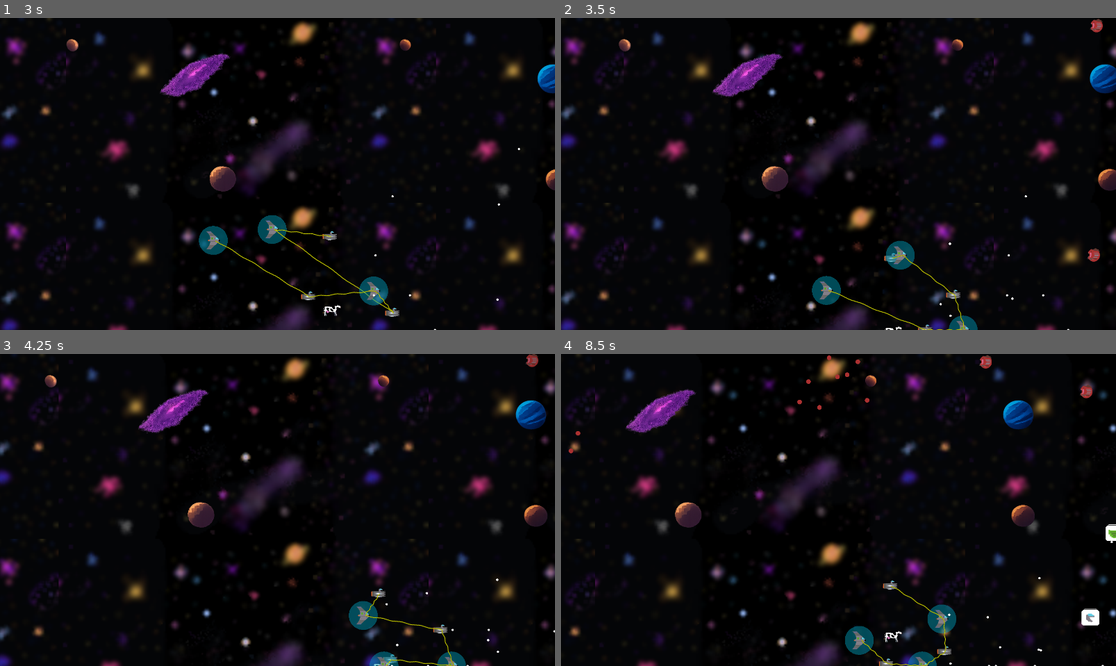
Above: before the commit, frames 1-4 (two rows, left to right).
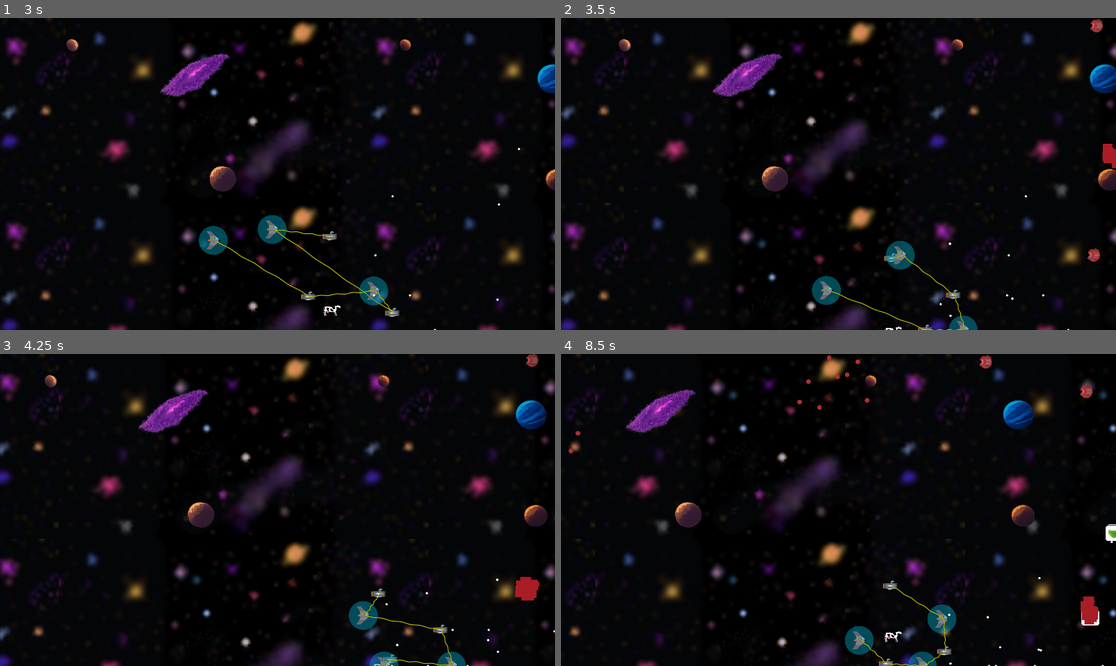
Above: after the commit, the same moments.

Repository: tfmertz/gamedevtv-jam-2026
Game: Godot game, scene res://scene/main.tscn
Two runs of this game, one before a commit and one after it. Both use one fixed random seed, a clock stepped at 60 frames per second and the inputs below.
Inputs:
- Up to frame 1 (3 s): click "START" at 0.5 s; click "START" at 1.25 s; tap Enter at 2 s; hold D (move_right) 2.03-2.78 s; tap F (cycle_formation) at 2.1 s; hold S (move_down) from 2.78 s (still down); tap R (cycle_spacing) at 2.85 s
- Up to frame 2 (3.5 s): keep holding S (move_down)
- Up to frame 3 (4.25 s): release S (move_down) at 3.53 s; hold D (move_right) from 3.53 s (still down); tap G (sort_ships) at 3.6 s
- Up to frame 4 (8.5 s): release D (move_right) at 4.28 s; hold W (move_up) 4.28-5.03 s; tap one key every 0.75 s from 4.35 s: 3 4 5 6 F (cycle_formation) R (cycle_spacing); hold A (move_left) 5.03-6.53 s; hold S (move_down) 6.53-7.28 s; hold D (move_right) 7.28-8.03 s; hold W (move_up) from 8.03 s (still down)

Frame 1 is identical in both runs. In frame 2, 0.2% of the frame differs, in the area x 97-100%, y 40-49%; in frame 3, 0.3%, in the area x 92-98%, y 71-80%; in frame 4, 0.2%.

Commit message:
Add ship explosion VFX

Diff:
--- /dev/null
+++ b/scene/ship_explosion.tscn
@@ -0,0 +1,30 @@
+[gd_scene format=3 uid="uid://7jwgo73kwtp0"]
+
+[ext_resource type="Script" uid="uid://dcy84vejg5o3d" path="res://src/ship_explosion.gd" id="1_x3108"]
+
+[sub_resource type="Curve" id="Curve_0njxy"]
+_data = [Vector2(0, 0.22471917), 0.0, 0.0, 0, 0, Vector2(0.10548523, 1), 0.0, 0.0, 0, 0, Vector2(1, 0), 0.0, 0.0, 0, 0]
+point_count = 3
+
+[node name="ShipExplosion" type="Node2D" unique_id=60562191]
+script = ExtResource("1_x3108")
+
+[node name="Draw" type="Node2D" parent="." unique_id=1191501806]
+
+[node name="CPUParticles2D" type="CPUParticles2D" parent="." unique_id=729595172]
+emitting = false
+amount = 20
+lifetime = 0.5
+one_shot = true
+explosiveness = 0.73
+randomness = 0.2
+emission_shape = 1
+emission_sphere_radius = 40.0
+spread = 180.0
+gravity = Vector2(0, 0)
+initial_velocity_min = 1.0
+initial_velocity_max = 3.0
+scale_amount_min = 20.0
+scale_amount_max = 50.0
+scale_amount_curve = SubResource("Curve_0njxy")
+color = Color(0.66261786, 0.113225974, 0.14748222, 1)
--- a/src/bomber.gd
+++ b/src/bomber.gd
@@ -49,13 +49,12 @@
 	# clean enemy if they didn't collide
 	get_tree().create_timer(5).timeout.connect(queue_free)
 
-func _die() -> void:
+func _explode() -> void:
 	# check out AOE and deal damage
 	var areas = explosion_area.get_overlapping_areas()
 	for area in areas:
 		if area.has_method("take_damage"):
 			area.take_damage(attack)
-	queue_free()
 
 func _on_attack_timer_timeout() -> void:
 	_attack()
@@ -65,4 +64,5 @@
 	# if we hit something that can take damage
 	if area is ShipNode:
 		# explode
+		_explode()
 		_die()
--- a/src/enemy.gd
+++ b/src/enemy.gd
@@ -6,6 +6,8 @@
 @export var health := 1
 @export var attack := 1
 @export var speed := 100
+
+var ship_explosion_vfx : PackedScene = preload("res://scene/ship_explosion.tscn")
 
 var velocity := Vector2.ZERO
 var move_tween : Tween
@@ -53,4 +55,7 @@
 	return base.normalized().rotated(angle_offset)
 
 func _die() -> void:
+	var explosion_vfx := ship_explosion_vfx.instantiate()
+	explosion_vfx.position = position
+	get_parent().add_child(explosion_vfx)
 	queue_free()
--- a/src/enemy_ship_node.gd
+++ b/src/enemy_ship_node.gd
@@ -1,5 +1,6 @@
 extends Area2D
 
+var ship_explosion_vfx : PackedScene = preload("res://scene/ship_explosion.tscn")
 @onready var bullet_scene : PackedScene = preload("res://scene/bullet.tscn")
 @onready var scrap_scene : PackedScene = preload("res://scene/scrap.tscn")
 @onready var hitbox_enemy_bg: CollisionShape2D = $hitbox_enemy_bg
@@ -58,6 +59,11 @@
 	for area in areas:
 		if area.has_method("take_damage"):
 			area.take_damage(EXPLOSION_DAMAGE)
+
+	#TODO(tom) DRY this up later
+	var explosion_vfx := ship_explosion_vfx.instantiate()
+	explosion_vfx.position = position
+	get_parent().add_child(explosion_vfx)
 	queue_free()
 
 func take_damage(damage: int) -> void:
@@ -69,7 +75,7 @@
 			scrap.position = position
 			get_tree().get_root().call_deferred("add_child", scrap)
 			#scrap.call_deferred("set_movement")
-		queue_free()
+		_die()
 
 func spawn_enemy_small() -> void: #spawns ship as gun ship, sets animation, health, hitbox
 	$sprite.play("enemy_small")
--- /dev/null
+++ b/src/ship_explosion.gd
@@ -0,0 +1,19 @@
+extends Node2D
+
+@export var color: Color = Color.WHITE
+@export var radius := 80
+
+@onready var cpu_particles_2d: CPUParticles2D = $CPUParticles2D
+
+func _ready() -> void:
+	var tween := create_tween()
+	tween.tween_property(self, "radius", 0.5, .5)
+	# Start particles, TODO(tom) look into VFX pooling
+	cpu_particles_2d.emitting = true
+	cpu_particles_2d.finished.connect(queue_free)
+
+func _draw() -> void:
+	draw_circle(position, radius, color)
+
+func _process(delta: float) -> void:
+	queue_redraw()
Not shown, added: src/ship_explosion.gd.uid
